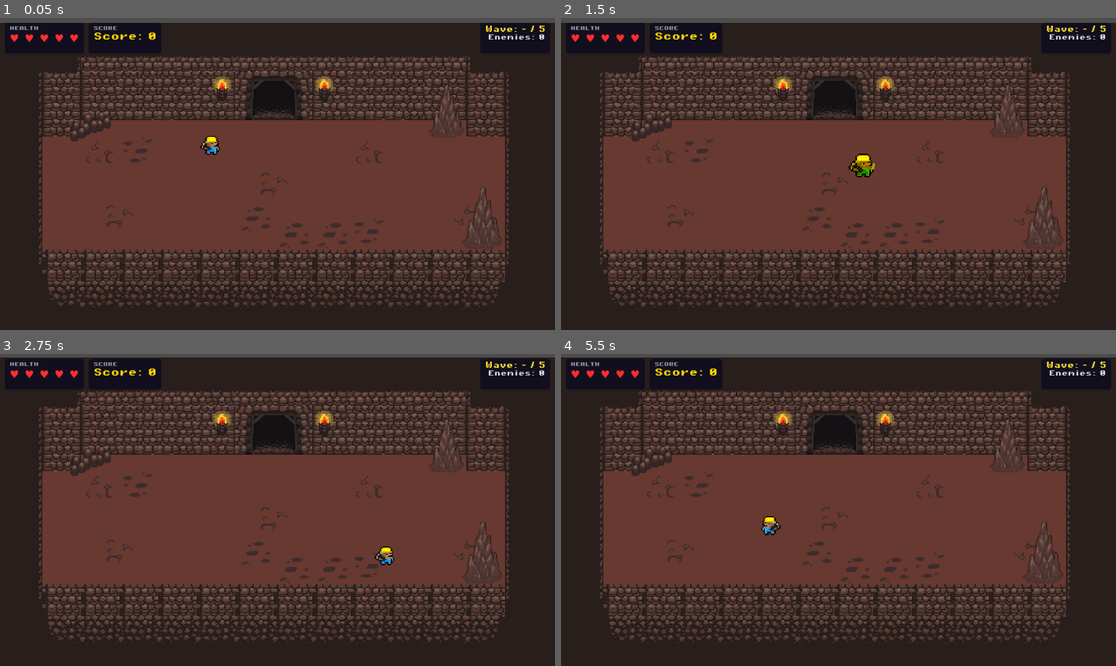
Above: before the commit, frames 1-4 (two rows, left to right).
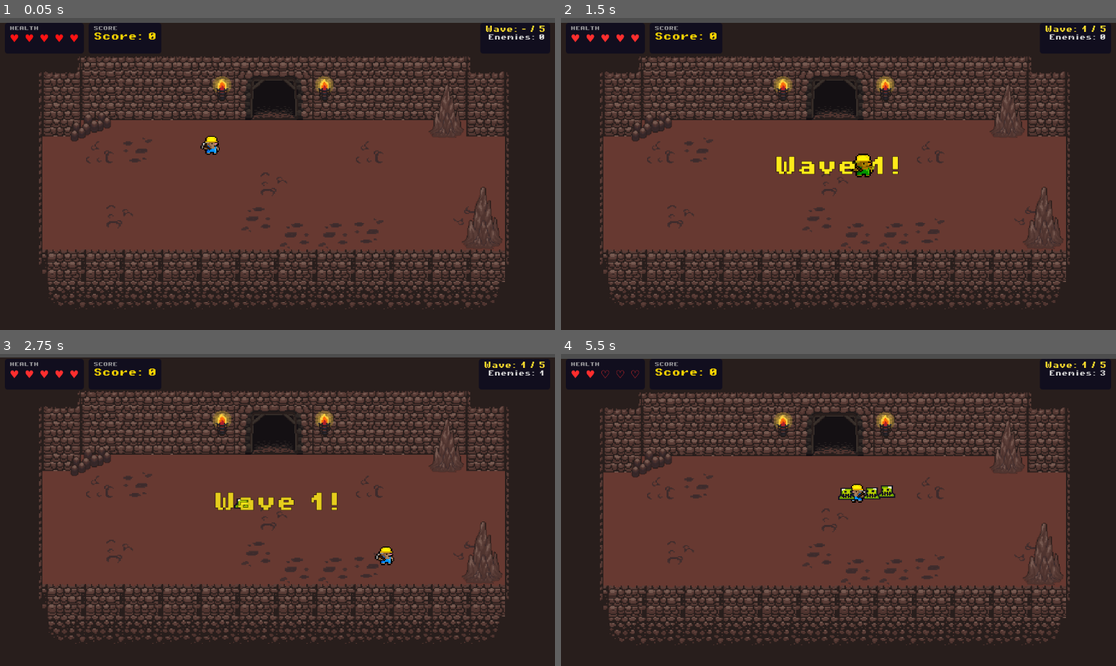
Above: after the commit, the same moments.

Repository: GerardoHuHer/Mole-miner
Game: Godot game, scene res://scenes/game.tscn
Two runs of this game, one before a commit and one after it. Both use one fixed random seed, a clock stepped at 60 frames per second and the inputs below. This scene is started directly instead of the project's main scene. Sound files missing from this copy of the repository are replaced by a short silence.
Inputs:
- Up to frame 1 (0.05 s): no input
- Up to frame 2 (1.5 s): tap Enter at 0.5 s; hold Right (ui_right) 0.53-1.28 s; hold Space (attack) 0.53-1.28 s; hold Down (ui_down) from 1.28 s (still down); tap Space (attack) at 1.35 s
- Up to frame 3 (2.75 s): release Down (ui_down) at 2.03 s; hold Right (ui_right) from 2.03 s (still down); hold Space (attack) from 2.03 s (still down)
- Up to frame 4 (5.5 s): release Right (ui_right) at 2.78 s; release Space (attack) at 2.78 s; hold Up (ui_up) 2.78-3.53 s; tap Space (attack) at 2.85, 4.35 s; hold Space (attack) 3.53-4.28 s; hold Left (ui_left) 3.53-5.03 s; hold Down (ui_down) from 5.03 s (still down); hold Space (attack) from 5.03 s (still down)

The runs differ from the first frame. In frame 1, less than 0.1% of the frame differs, in the area x 2-15%, y 5-8%; in frame 2, 0.7%; in frame 3, 0.7%; in frame 4, 16%, in the area x 0-100%, y 1-94%.
Error before the commit: Parse Error: Cannot infer the type of "ref" variable because the value doesn't have a set type. (res://assets/scripts/game_manager.gd:116)

Commit message:
fix: corregir errores de tipado en hud.gd y game_manager.gd
hud.gd:139
  - ceil() devuelve float y max(int,int) era ambiguo
  - Reemplazado por maxi(0, ceili(x)) que son funciones int-specific de Godot 4

game_manager.gd:116
  - PackedScene.instantiate() devuelve Node; el type-checker no encontraba
    la señal "collected" en Node, causando error en la conexión tipada
  - Reemplazado por connect("collected", ...) con nombre de string
  - Eliminado var ref ya que GDScript 4 crea un binding por iteración en
    for-loops, así que capturar nugget directamente en el lambda es seguro

Diff:
--- a/assets/scripts/game_manager.gd
+++ b/assets/scripts/game_manager.gd
@@ -112,10 +112,12 @@
 			randf_range(GOLD_AREA_X_MIN, GOLD_AREA_X_MAX),
 			randf_range(GOLD_AREA_Y_MIN, GOLD_AREA_Y_MAX)
 		)
-		# Captura la referencia en el closure antes de añadirlo al árbol
-		var ref := nugget
-		nugget.collected.connect(func(points: int) -> void:
-			_spawned_gold.erase(ref)
+		# Conexión por nombre de string: evita el error de tipado ya que
+		# instantiate() devuelve Node y el checker no sabe que tiene "collected".
+		# En GDScript 4 los for-loops crean un binding por iteración, por lo que
+		# capturar `nugget` directamente es seguro.
+		nugget.connect("collected", func(points: int) -> void:
+			_spawned_gold.erase(nugget)
 			add_score(points)
 		)
 		add_child(nugget)
--- a/assets/scripts/hud.gd
+++ b/assets/scripts/hud.gd
@@ -136,7 +136,7 @@
 	if get_tree().paused:
 		return
 	_gold_time_left -= delta
-	var secs := max(0, int(ceil(_gold_time_left)))
+	var secs: int = maxi(0, ceili(_gold_time_left))
 	gold_label.text = "RECOGE EL ORO!  %ds" % secs
 	# Parpadeo rojo en los últimos 3 segundos
 	if _gold_time_left <= 3.0:
